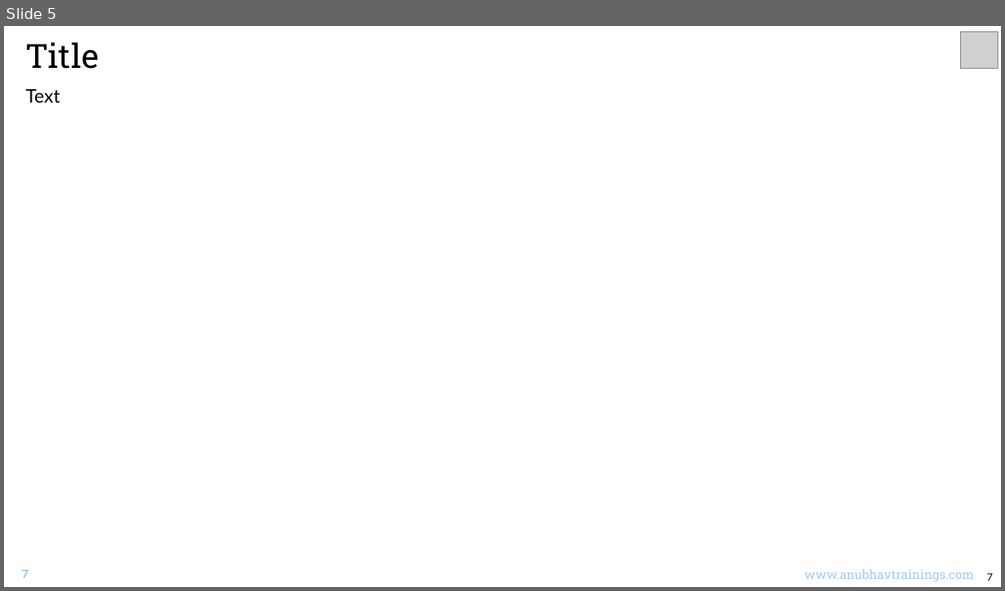
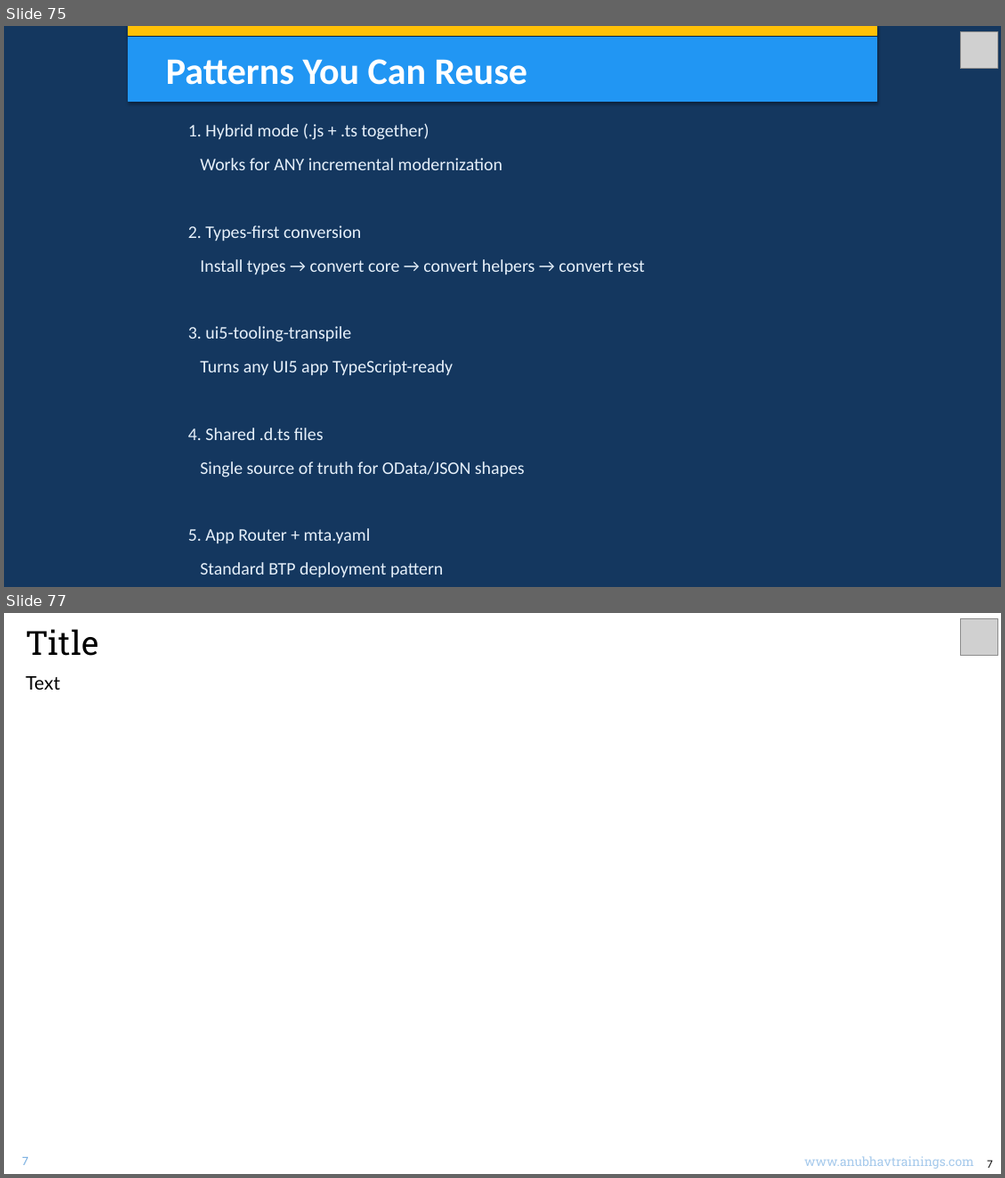
Before and after one commit to soyuztechnologies/typescript_training_capm, a slide deck: Day 3/DAY-3.pptx. Shown one above the other, each under a label of ours: slide 5 before the commit, slides 75 and 77 after it; the slides between them are not shown. The pictures are 1005x591 and 1005x1178 pixels, drawn with LibreOffice and Linux fonts; fonts in the diff are those of the drawing; grey boxes stand for pictures. Boxes give left, top, right and bottom in pixels: in the first picture for what was removed or moved away, otherwise in the second. Text is boxed around its words. In the diff, an @@ line names an element or a change of style, - is before the commit and + after.

```diff
--- a/Day 3/DAY-3.pptx
+++ b/Day 3/DAY-3.pptx
@@ slide 75 added at box(4, 26, 1001, 587), background #14375F @@
@@ rectangle added at box(128, 26, 876, 35), fill #FFC107, outline #FFC107 0.75 pt @@
@@ rectangle added at box(128, 38, 876, 101), fill #2196F3, outline #2196F3 0.75 pt, 36 pt, text #FFFFFF, bold @@
+Patterns You Can Reuse
@@ picture added at box(960, 32, 997, 69) @@
@@ text added at box(188, 123, 645, 577), 17 pt, text #E6F0FA @@
+1. Hybrid mode (.js + .ts together)
+Works for ANY incremental modernization
+2. Types-first conversion
+Install types → convert core → convert helpers → convert rest
+3. ui5-tooling-transpile
+Turns any UI5 app TypeScript-ready
+4. Shared .d.ts files
+Single source of truth for OData/JSON shapes
+5. App Router + mta.yaml
+Standard BTP deployment pattern
@@ what was slide 5 is now slide 77 @@
```
Also in this commit, not shown: 1 slide changed, 71 other slides added, 4 slides removed, 2 other files.
